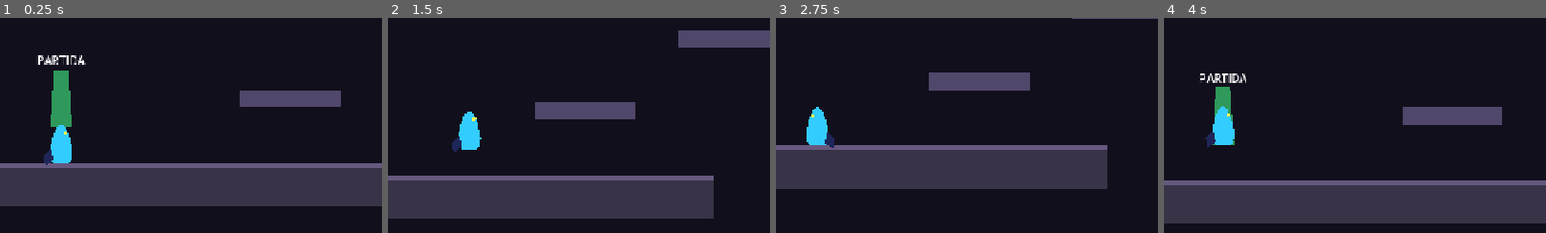
Above: before the commit, frames 1-4 (left to right).
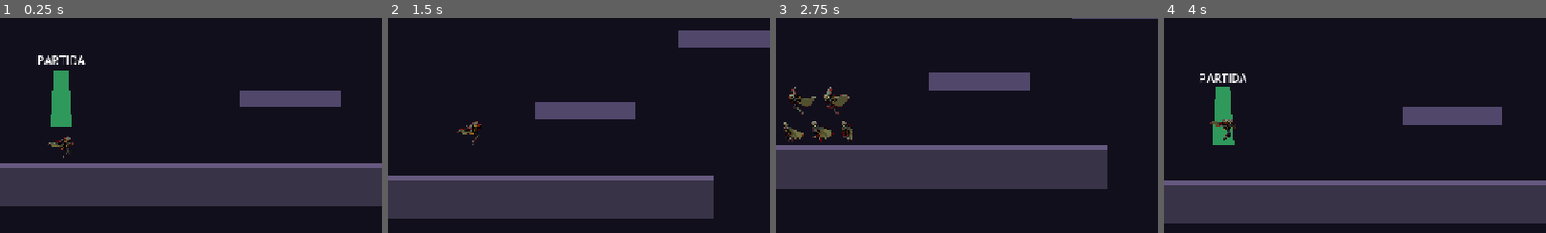
Above: after the commit, the same moments.

Repository: Asderek/MarcusGodot
Game: Godot game, scene res://scenes/level/level.tscn
Same seed, same stepped clock (60 frames per second), same inputs: the game is played once before the commit and once after it.
Inputs:
- Up to frame 1 (0.25 s): no input
- Up to frame 2 (1.5 s): hold D (move_right) from 0.53 s (still down); tap J (attack) at 0.6 s; tap Space (jump) at 0.77, 0.8, 1.07, 1.35 s
- Up to frame 3 (2.75 s): tap Space (jump) at 1.52, 1.82, 2.3 s; tap J (attack) at 1.55, 2.1 s; release D (move_right) at 2.03 s; hold A (move_left) from 2.03 s (still down)
- Up to frame 4 (4 s): release A (move_left) at 2.78 s; hold D (move_right) from 2.78 s (still down); tap X at 2.85 s; tap Space (jump) at 3.02, 3.32, 3.77, 3.8 s; tap J (attack) at 3.05 s; hold R from 3.53 s (still down)
The pictures show only the part of the screen within x 42-92%, y 26-76%; the shares and areas given below are measured in that part.

The runs differ from the first frame. In frame 1, 0.9% of the frame differs, in the area x 11-20%, y 49-69%; in frame 2, 0.9%; in frame 3, 1.9%, in the area x 2-20%, y 32-61%; in frame 4, 0.9%.

Commit message:
feat: integrated Alucard sprite sheet animations (idle, walk, backdash, jump, fall, attack)

Diff:
--- a/project.godot
+++ b/project.godot
@@ -1,6 +1,10 @@
 ; Engine configuration file.
 ; It's best edited using the editor UI and not directly,
 ; since the parameters that go here are not all obvious.
+;
+; Format:
+;   [section] ; section goes between []
+;   param=value ; assign values to parameters
 
 config_version=5
 
@@ -9,7 +13,7 @@
 config/name="SotN Platformer Prototype"
 config/tags=PackedStringArray("2d", "platformer")
 run/main_scene="res://scenes/level/level.tscn"
-config/features=PackedStringArray("4.3", "2D")
+config/features=PackedStringArray("4.5")
 
 [autoload]
 
@@ -20,47 +24,42 @@
 window/size/viewport_width=1280
 window/size/viewport_height=720
 window/stretch/mode="canvas_items"
-window/stretch/aspect="keep"
 
 [input]
 
 move_left={
 "deadzone": 0.5,
-"events": [Object(InputEventKey,"resource_local_to_scene":fa …(171 unchanged characters)… keycode":65,"key_label":0,"unicode":97,"echo":false,"script":null)
-, Object(InputEventKey,"resource_local_to_scene":false,"reso …(166 unchanged characters)… ode":4194319,"key_label":0,"unicode":0,"echo":false,"script":null)
+"events": [Object(InputEventKey,"resource_local_to_scene":fa …(171 unchanged characters)… keycode":65,"key_label":0,"unicode":97,"location":0,"echo":false,"script":null)
+, Object(InputEventKey,"resource_local_to_scene":false,"reso …(166 unchanged characters)… ode":4194319,"key_label":0,"unicode":0,"location":0,"echo":false,"script":null)
 , Object(InputEventJoypadButton,"resource_local_to_scene":false,"resource_name":"","device":-1,"button_index":13,"pressure":0.0,"pressed":false,"script":null)
 , Object(InputEventJoypadMotion,"resource_local_to_scene":false,"resource_name":"","device":-1,"axis":0,"axis_value":-1.0,"script":null)
 ]
 }
-
 move_right={
 "deadzone": 0.5,
-"events": [Object(InputEventKey,"resource_local_to_scene":fa …(172 unchanged characters)… eycode":68,"key_label":0,"unicode":100,"echo":false,"script":null)
-, Object(InputEventKey,"resource_local_to_scene":false,"reso …(166 unchanged characters)… ode":4194321,"key_label":0,"unicode":0,"echo":false,"script":null)
+"events": [Object(InputEventKey,"resource_local_to_scene":fa …(172 unchanged characters)… eycode":68,"key_label":0,"unicode":100,"location":0,"echo":false,"script":null)
+, Object(InputEventKey,"resource_local_to_scene":false,"reso …(166 unchanged characters)… ode":4194321,"key_label":0,"unicode":0,"location":0,"echo":false,"script":null)
 , Object(InputEventJoypadButton,"resource_local_to_scene":false,"resource_name":"","device":-1,"button_index":14,"pressure":0.0,"pressed":false,"script":null)
 , Object(InputEventJoypadMotion,"resource_local_to_scene":false,"resource_name":"","device":-1,"axis":0,"axis_value":1.0,"script":null)
 ]
 }
-
 jump={
 "deadzone": 0.5,
-"events": [Object(InputEventKey,"resource_local_to_scene":fa …(171 unchanged characters)… keycode":32,"key_label":0,"unicode":32,"echo":false,"script":null)
-, Object(InputEventKey,"resource_local_to_scene":false,"reso …(163 unchanged characters)… eycode":87,"key_label":0,"unicode":119,"echo":false,"script":null)
+"events": [Object(InputEventKey,"resource_local_to_scene":fa …(171 unchanged characters)… keycode":32,"key_label":0,"unicode":32,"location":0,"echo":false,"script":null)
+, Object(InputEventKey,"resource_local_to_scene":false,"reso …(163 unchanged characters)… eycode":87,"key_label":0,"unicode":119,"location":0,"echo":false,"script":null)
 , Object(InputEventJoypadButton,"resource_local_to_scene":false,"resource_name":"","device":-1,"button_index":0,"pressure":0.0,"pressed":false,"script":null)
 ]
 }
-
 backdash={
 "deadzone": 0.5,
-"events": [Object(InputEventKey,"resource_local_to_scene":fa …(172 unchanged characters)… eycode":76,"key_label":0,"unicode":108,"echo":false,"script":null)
+"events": [Object(InputEventKey,"resource_local_to_scene":fa …(172 unchanged characters)… eycode":76,"key_label":0,"unicode":108,"location":0,"echo":false,"script":null)
 , Object(InputEventJoypadButton,"resource_local_to_scene":false,"resource_name":"","device":-1,"button_index":3,"pressure":0.0,"pressed":false,"script":null)
 ]
 }
-
 attack={
 "deadzone": 0.5,
-"events": [Object(InputEventKey,"resource_local_to_scene":fa …(172 unchanged characters)… eycode":74,"key_label":0,"unicode":106,"echo":false,"script":null)
-, Object(InputEventKey,"resource_local_to_scene":false,"reso …(163 unchanged characters)… eycode":88,"key_label":0,"unicode":120,"echo":false,"script":null)
+"events": [Object(InputEventKey,"resource_local_to_scene":fa …(172 unchanged characters)… eycode":74,"key_label":0,"unicode":106,"location":0,"echo":false,"script":null)
+, Object(InputEventKey,"resource_local_to_scene":false,"reso …(163 unchanged characters)… eycode":88,"key_label":0,"unicode":120,"location":0,"echo":false,"script":null)
 , Object(InputEventJoypadButton,"resource_local_to_scene":false,"resource_name":"","device":-1,"button_index":2,"pressure":0.0,"pressed":false,"script":null)
 ]
 }
--- a/scenes/player/player.tscn
+++ b/scenes/player/player.tscn
@@ -9,6 +9,8 @@
 [sub_resource type="RectangleShape2D" id="RectangleShape2D_attack"]
 size = Vector2(48, 36)
 
+[sub_resource type="SpriteFrames" id="SpriteFrames_placeholder"]
+
 [node name="Player" type="CharacterBody2D"]
 collision_layer = 2
 collision_mask = 1
@@ -18,17 +20,9 @@
 position = Vector2(0, -27)
 shape = SubResource("CapsuleShape2D_body")
 
-[node name="BodyPolygon" type="Polygon2D" parent="."]
-color = Color(0.2, 0.8, 1, 1)
-polygon = PackedVector2Array(-14, -4, -16, -16, -12, -36, -6, -50, 0, -54, 6, -50, 12, -36, 16, -16, 14, -4, 10, 0, -10, 0)
-
-[node name="CapePolygon" type="Polygon2D" parent="BodyPolygon"]
-color = Color(0.12, 0.15, 0.35, 1)
-polygon = PackedVector2Array(-14, -20, -24, -10, -22, 4, -10, -4)
-
-[node name="EyePolygon" type="Polygon2D" parent="BodyPolygon"]
-color = Color(1, 0.95, 0.3, 1)
-polygon = PackedVector2Array(4, -44, 10, -44, 8, -40, 4, -40)
+[node name="AnimatedSprite2D" type="AnimatedSprite2D" parent="."]
+position = Vector2(0, -42)
+sprite_frames = SubResource("SpriteFrames_placeholder")
 
 [node name="AttackArea" type="Area2D" parent="."]
 position = Vector2(38, -27)
--- a/scripts/player.gd
+++ b/scripts/player.gd
@@ -46,18 +46,49 @@
 const JUMP_BUFFER_TIME: float = 0.12
 
 # Nodes
-@onready var body_polygon: Polygon2D = $BodyPolygon
+@onready var sprite: AnimatedSprite2D = $AnimatedSprite2D
 @onready var attack_area: Area2D = $AttackArea
 @onready var attack_polygon: Polygon2D = $AttackArea/AttackPolygon
 @onready var attack_collision: CollisionShape2D = $AttackArea/CollisionShape2D
-@onready var trail_container: Node2D = $TrailContainer
 
 func _ready() -> void:
-	# Hide attack hitbox by default
 	if attack_area:
 		attack_area.monitoring = false
 	if attack_polygon:
 		attack_polygon.visible = false
+
+	_setup_sprite_frames()
+
+func _setup_sprite_frames() -> void:
+	if not sprite:
+		return
+
+	var sf = SpriteFrames.new()
+	sf.remove_animation("default")
+
+	_add_anim_frames(sf, "idle", 8.0, true, 10)
+	_add_anim_frames(sf, "walk", 10.0, true, 7)
+	_add_anim_frames(sf, "backdash", 16.0, false, 12)
+	_add_anim_frames(sf, "jump", 12.0, false, 10)
+	_add_anim_frames(sf, "fall", 8.0, true, 8)
+	_add_anim_frames(sf, "attack", 16.0, false, 10)
+
+	sprite.sprite_frames = sf
+	if sf.has_animation("idle"):
+		sprite.play("idle")
+
+func _add_anim_frames(sf: SpriteFrames, anim_name: String, speed_val: float, loop_val: bool, max_frames: int) -> void:
+	if not sf.has_animation(anim_name):
+		sf.add_animation(anim_name)
+	sf.set_animation_speed(anim_name, speed_val)
+	sf.set_animation_loop(anim_name, loop_val)
+
+	for i in range(max_frames):
+		var path = "res://assets/sprites/alucard/" + anim_name + "/" + anim_name + "_" + str(i) + ".png"
+		if ResourceLoader.exists(path):
+			var tex = load(path) as Texture2D
+			if tex:
+				sf.add_frame(anim_name, tex)
 
 func _physics_process(delta: float) -> void:
 	_update_timers(delta)
@@ -73,7 +104,7 @@
 		_process_attack(delta)
 
 	move_and_slide()
-	_update_visuals()
+	_update_animation()
 
 func _update_timers(delta: float) -> void:
 	if is_on_floor():
@@ -103,11 +134,9 @@
 	if Input.is_action_just_pressed("jump"):
 		jump_buffer_timer = JUMP_BUFFER_TIME
 
-	# Variable jump height cut
 	if Input.is_action_just_released("jump") and velocity.y < 0:
 		velocity.y *= jump_cut_multiplier
 
-	# Execute jump with Coyote time and Jump Buffer
 	if jump_buffer_timer > 0.0 and coyote_timer > 0.0:
 		velocity.y = jump_velocity
 		jump_buffer_timer = 0.0
@@ -123,12 +152,10 @@
 		velocity.x = move_toward(velocity.x, 0.0, friction * delta)
 
 func _handle_action_inputs() -> void:
-	# Backdash trigger
 	if Input.is_action_just_pressed("backdash") and backdash_cd_timer <= 0.0 and is_on_floor():
 		_start_backdash()
 		return
 
-	# Attack trigger
 	if Input.is_action_just_pressed("attack") and attack_cd_timer <= 0.0:
 		_start_attack()
 
@@ -136,7 +163,6 @@
 	is_backdashing = true
 	backdash_timer = backdash_duration
 	backdash_cd_timer = backdash_cooldown
-	# SotN Backdash moves backwards relative to facing direction
 	velocity.x = -facing_dir * backdash_speed
 	velocity.y = 0.0
 	_spawn_backdash_trail()
@@ -145,7 +171,6 @@
 	backdash_timer -= delta
 	velocity.x = -facing_dir * backdash_speed
 
-	# Spawn trail ghosts during backdash
 	if Engine.get_physics_frames() % 3 == 0:
 		_spawn_backdash_trail()
 
@@ -167,7 +192,6 @@
 
 func _process_attack(delta: float) -> void:
 	attack_timer -= delta
-	# Slow down slightly during attack on ground
 	if is_on_floor():
 		velocity.x = move_toward(velocity.x, 0.0, friction * delta * 2.0)
 
@@ -183,24 +207,55 @@
 		attack_area.position.x = facing_dir * 38.0
 		attack_area.scale.x = facing_dir
 
-func _update_visuals() -> void:
-	if body_polygon:
-		# Flip body or indicators if facing left
-		body_polygon.scale.x = facing_dir
+func _update_animation() -> void:
+	if not sprite or not sprite.sprite_frames:
+		return
+
+	sprite.flip_h = (facing_dir == -1)
 	_position_attack_area()
 
+	if is_backdashing and sprite.sprite_frames.has_animation("backdash"):
+		sprite.play("backdash")
+	elif is_attacking and sprite.sprite_frames.has_animation("attack"):
+		sprite.play("attack")
+	elif not is_on_floor():
+		if velocity.y < 0 and sprite.sprite_frames.has_animation("jump"):
+			sprite.play("jump")
+		elif velocity.y >= 0 and sprite.sprite_frames.has_animation("fall"):
+			sprite.play("fall")
+	else:
+		if abs(velocity.x) > 10.0 and sprite.sprite_frames.has_animation("walk"):
+			sprite.play("walk")
+		elif sprite.sprite_frames.has_animation("idle"):
+			sprite.play("idle")
+
 func _spawn_backdash_trail() -> void:
-	if not body_polygon:
-		return
-	var trail = body_polygon.duplicate() as Polygon2D
-	trail.global_position = body_polygon.global_position
-	trail.scale = body_polygon.global_scale
-	trail.color = Color(0.3, 0.6, 1.0, 0.45) # SotN blue ghost trail
-	get_parent().add_child(trail)
+	if not sprite or not sprite.sprite_frames:
+		return
+
+	if not sprite.sprite_frames.has_animation(sprite.animation):
+		return
+
+	var frame_count = sprite.sprite_frames.get_frame_count(sprite.animation)
+	if frame_count == 0:
+		return
+
+	var current_frame = clamp(sprite.frame, 0, frame_count - 1)
+	var frame_tex = sprite.sprite_frames.get_frame_texture(sprite.animation, current_frame)
+	if not frame_tex:
+		return
+
+	var ghost = Sprite2D.new()
+	ghost.texture = frame_tex
+	ghost.global_position = sprite.global_position
+	ghost.flip_h = sprite.flip_h
+	ghost.scale = sprite.scale
+	ghost.modulate = Color(0.3, 0.6, 1.0, 0.6) # Classic Alucard blue ghost trail
+	get_parent().add_child(ghost)
 
 	var tween = create_tween()
-	tween.tween_property(trail, "modulate:a", 0.0, 0.3)
-	tween.tween_callback(trail.queue_free)
+	tween.tween_property(ghost, "modulate:a", 0.0, 0.28)
+	tween.tween_callback(ghost.queue_free)
 
 func take_damage(amount: int) -> void:
 	current_hp = max(0, current_hp - amount)
Binary file added: assets/sprites/alucard/alucard_transparent_sheet.png
Binary file added: assets/sprites/alucard/attack/attack_0.png
Binary file added: assets/sprites/alucard/attack/attack_1.png
Binary file added: assets/sprites/alucard/attack/attack_10.png
Binary file added: assets/sprites/alucard/attack/attack_11.png
Binary file added: assets/sprites/alucard/attack/attack_12.png
Binary file added: assets/sprites/alucard/attack/attack_13.png
Binary file added: assets/sprites/alucard/attack/attack_14.png
Binary file added: assets/sprites/alucard/attack/attack_2.png
Binary file added: assets/sprites/alucard/attack/attack_3.png
Binary file added: assets/sprites/alucard/attack/attack_4.png
Binary file added: assets/sprites/alucard/attack/attack_5.png
(and 77 more such lines)
